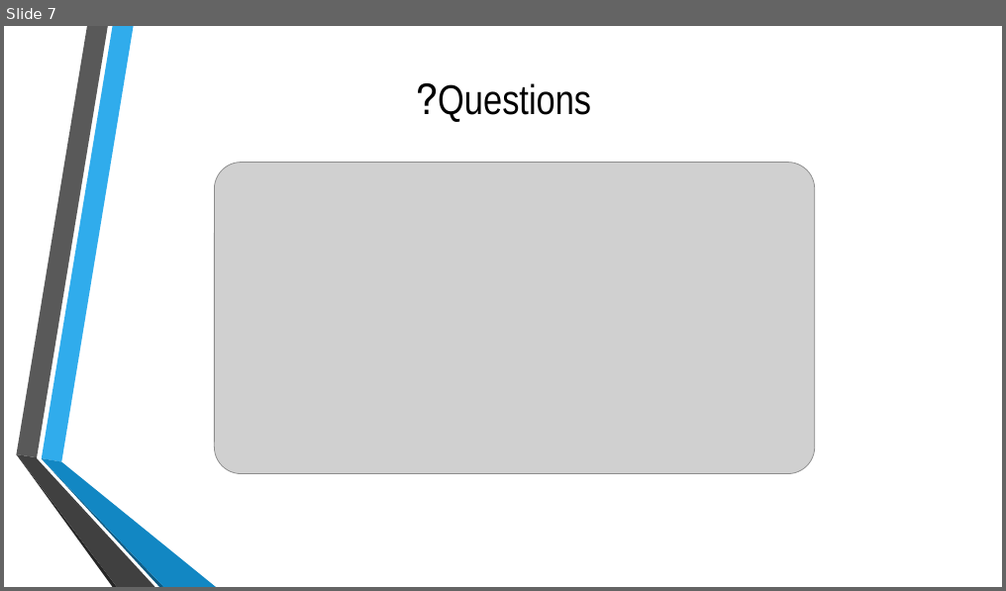
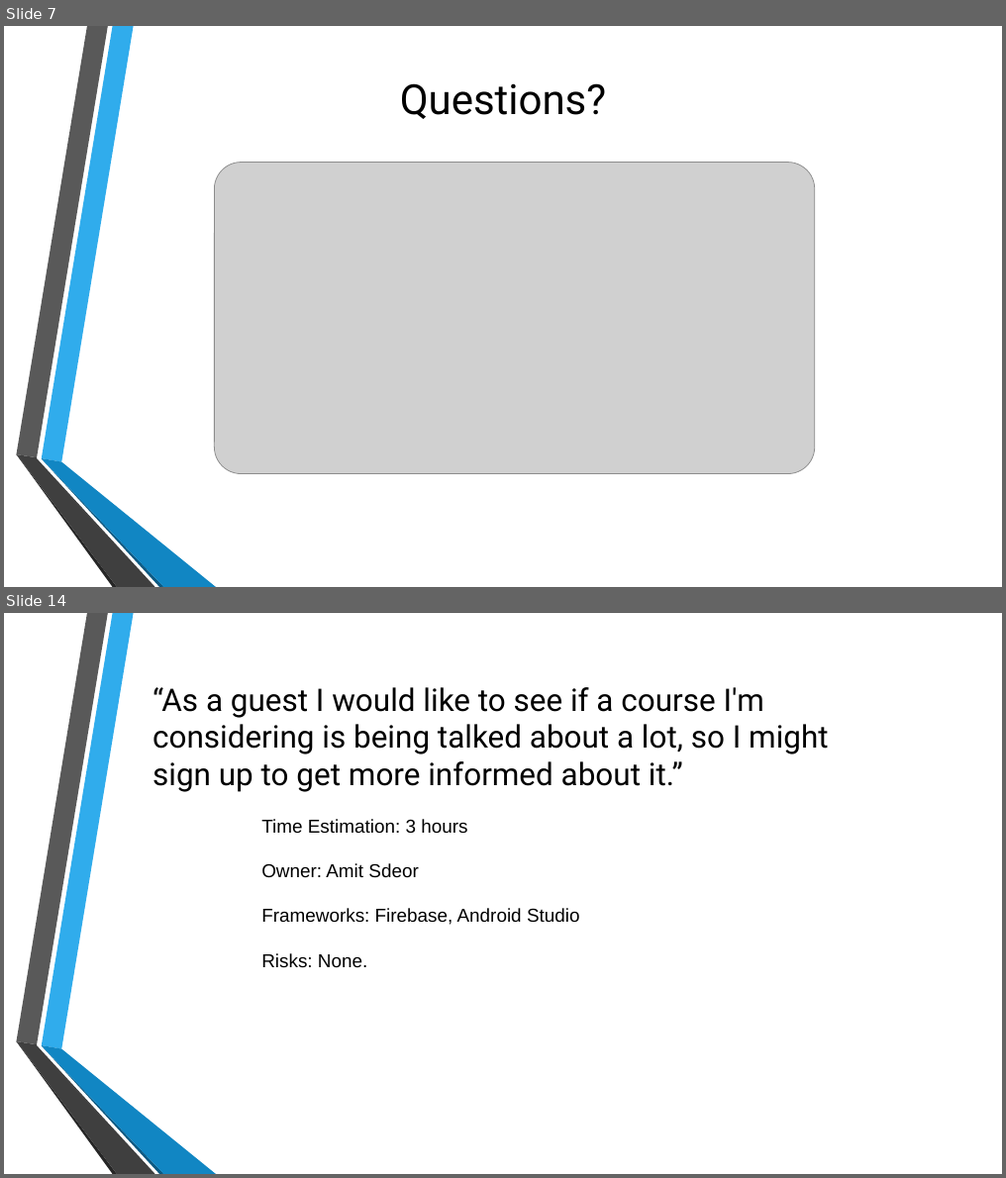
Before and after one commit to royhirsch1/BackPackBuddy, a slide deck: Course freak.pptx. Shown one above the other, each under a label of ours: slide 7 before the commit, slides 7 and 14 after it; the slides between them are not shown. The pictures are 1006x591 and 1006x1178 pixels, drawn with LibreOffice and Linux fonts; fonts in the diff are those of the drawing; grey boxes stand for pictures; background and template pictures are left out. Boxes give left, top, right and bottom in pixels: in the first picture for what was removed or moved away, otherwise in the second. Text is boxed around its words. In the diff, an @@ line names an element or a change of style, - is before the commit and + after.

```diff
--- a/Course freak.pptx
+++ b/Course freak.pptx
@@ slide 14 added at [4, 613, 1002, 1174], background picture (left out); not listed: 6 template elements that a slide beside it also shows @@
@@ text added at [152, 687, 829, 792], 30 pt, text #000000 @@
+“As a guest I would like to see if a course I'm considering is being talked about a lot, so I might sign up to get more informed about it.”
@@ text added at [261, 819, 580, 968], 18 pt, text #000000 @@
+Time Estimation: 3 hours
+Owner: Amit Sdeor
+Frameworks: Firebase, Android Studio
+Risks: None.
@@ slide 7 changed as well @@
@@ text "Questions?" at [400, 83, 606, 119]: font Arial Narrow to Roboto @@
```
Also in this commit, not shown: 6 other slides changed, 22 other slides added.
